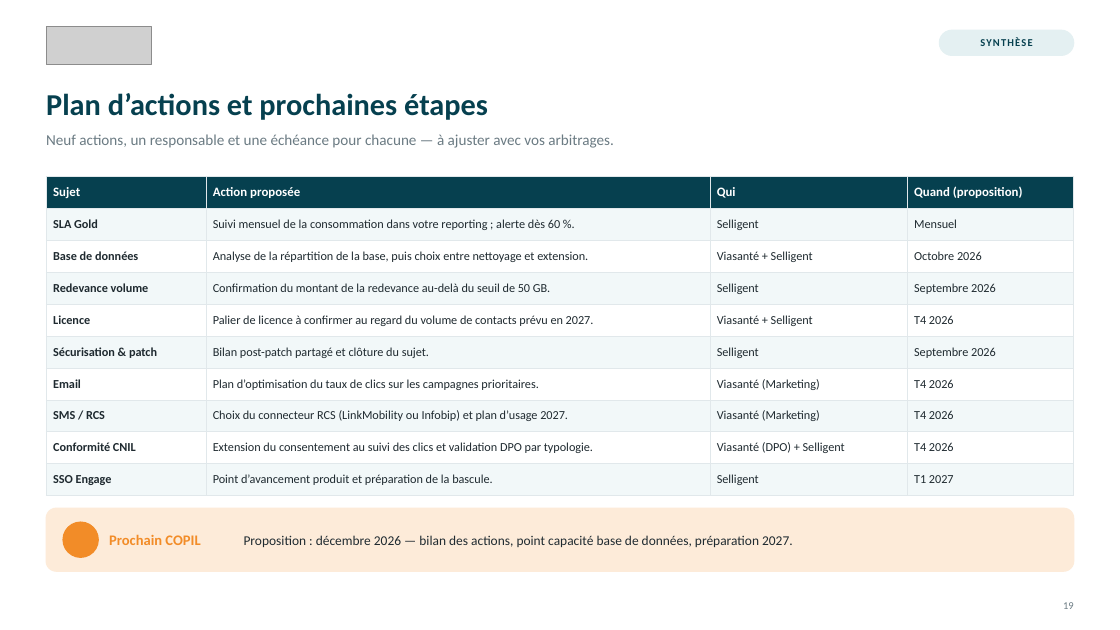
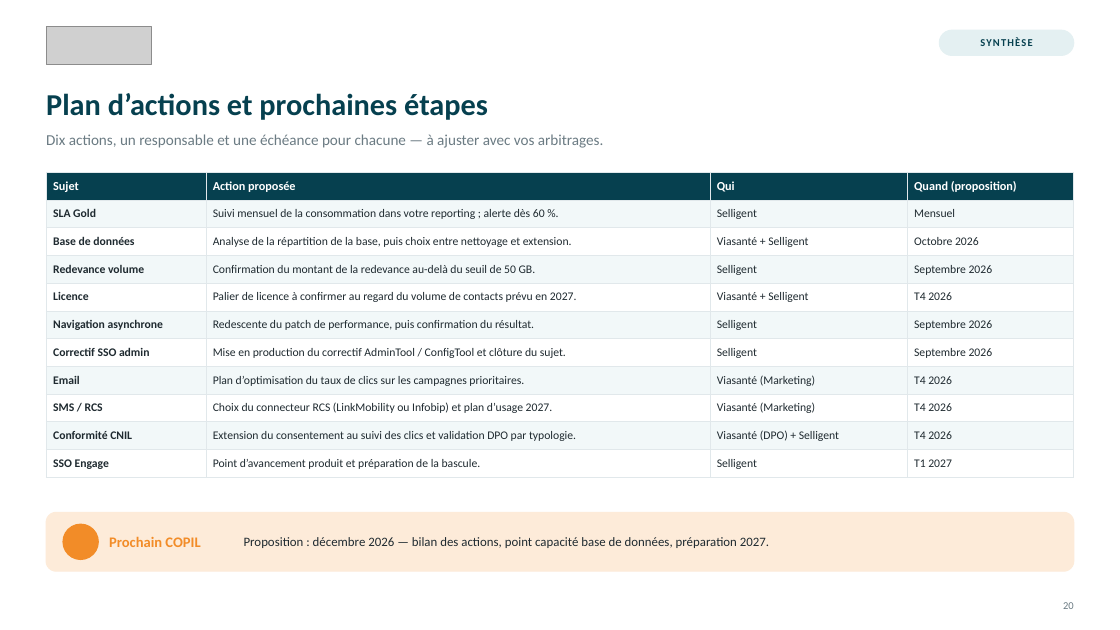
Before and after one commit to UPASCO/IqraQuest, a slide deck: slide 20 of presentations/COPIL_Viasante_2026-09-14/COPIL_Selligent_Mutuelle_Viasante_14092026_v5.pptx (slide 19 before the commit). Drawn at 1120x630 pixels with LibreOffice and Linux fonts; fonts in the diff are those of the drawing; grey boxes stand for pictures; background and template pictures are left out. Boxes give left, top, right and bottom in pixels: in the first picture for what was removed or moved away, otherwise in the second. Text is boxed around its words. In the diff, an @@ line names an element or a change of style, - is before the commit and + after.

```diff
--- a/presentations/COPIL_Viasante_2026-09-14/COPIL_Selligent_Mutuelle_Viasante_14092026_v5.pptx
+++ b/presentations/COPIL_Viasante_2026-09-14/COPIL_Selligent_Mutuelle_Viasante_14092026_v5.pptx
@@ text at box(46, 134, 603, 148): text changed @@
-Neuf actions, un responsable et une échéance pour chacune — à ajuster avec vos arbitrages.
+Dix actions, un responsable et une échéance pour chacune — à ajuster avec vos arbitrages.
@@ table at box(46, 172, 1074, 473) @@
-row 6: Sécurisation & patch | Bilan post-patch partagé et clôture du sujet. | Selligent | Septembre 2026
+row 6: Navigation asynchrone | Redescente du patch de performance, puis confirmation du résultat. | Selligent | Septembre 2026
+row 7: Correctif SSO admin | Mise en production du correctif AdminTool / ConfigTool et clôture du sujet. | Selligent | Septembre 2026
@@ table: place and size @@
-table at box(46, 176, 1074, 489)
+table at box(46, 172, 1074, 473)
@@ rounded rectangle: place and size @@
-rounded rectangle at box(46, 508, 1074, 571)
+rounded rectangle at box(46, 513, 1074, 571)
@@ rounded rectangle at box(46, 513, 1074, 571): proportions changed @@
@@ text "Proposition : décembre 2026 — ..." at box(244, 537, 769, 548): size 11.5 to 11 pt @@
@@ text at box(1063, 602, 1074, 609): text changed @@
-19
+20
```
Also in this commit, not shown: 11 other slides changed, 2 slides added, 1 slide removed, 3 other files.
